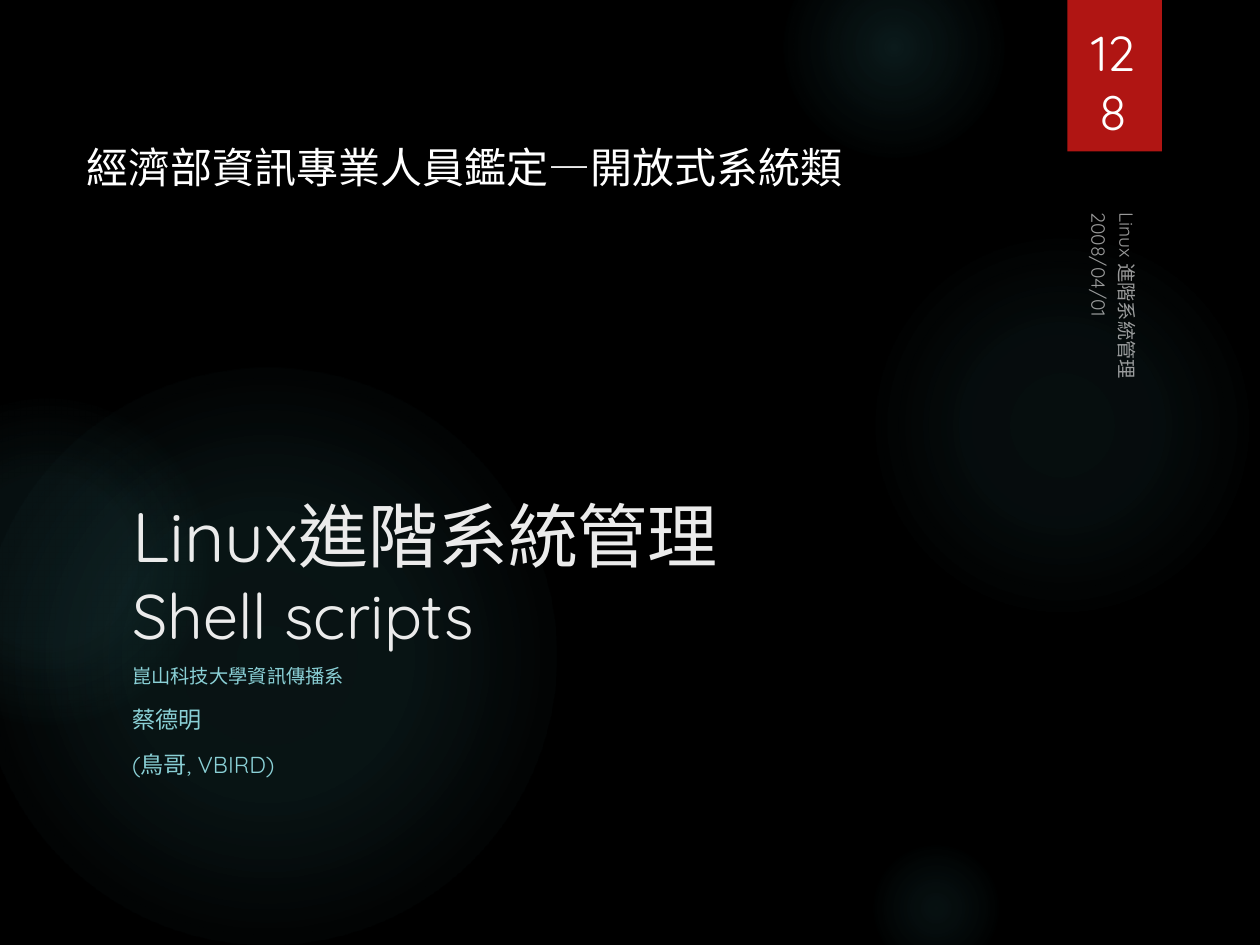
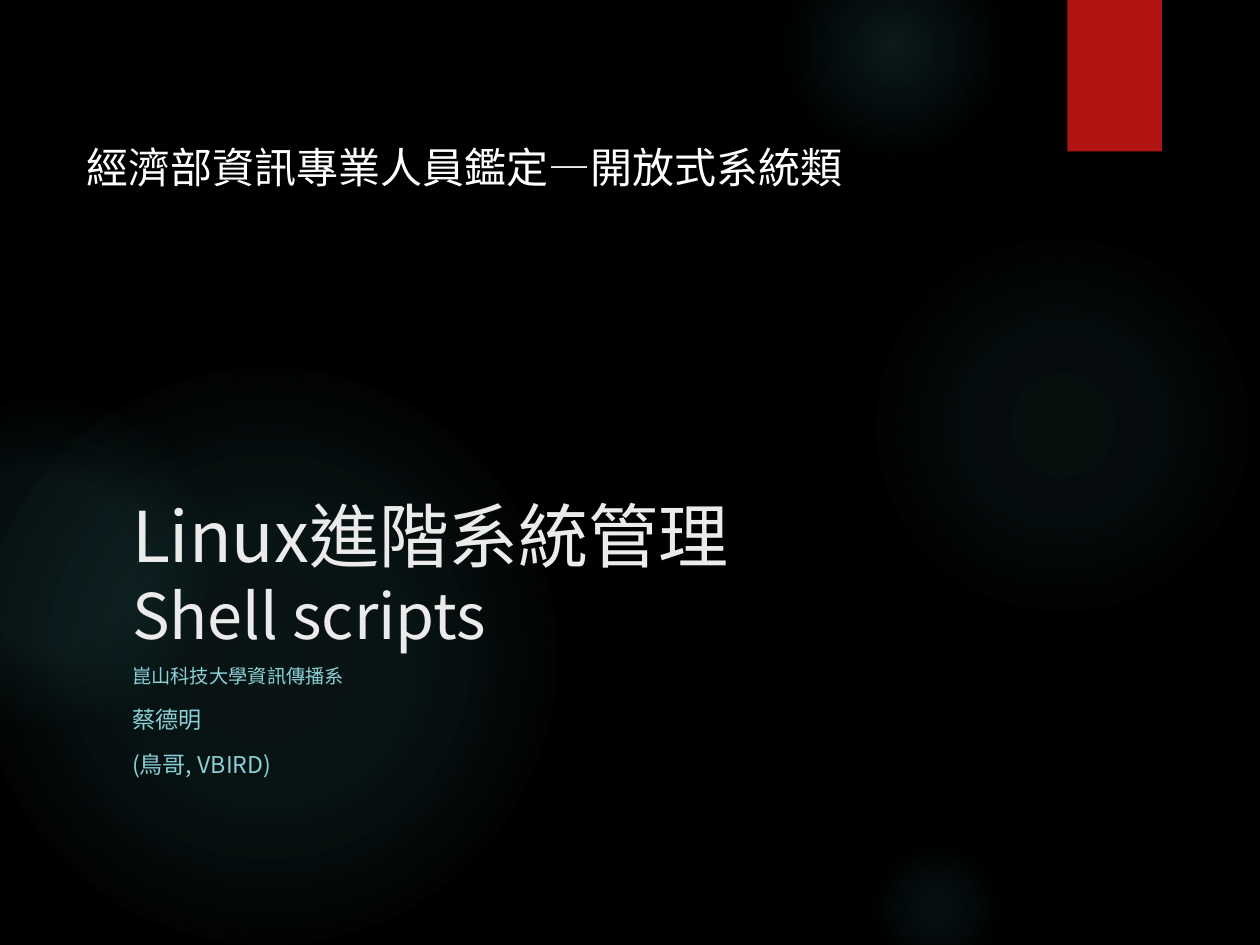
Before and after one commit to MCUITE/IoT, a slide deck: slide 128 of Lab/Lab02-RPi基礎操作與管理.pptx. Drawn at 1260x945 pixels with LibreOffice and Linux fonts; fonts in the diff are those of the drawing; background and template pictures are left out. Boxes give left, top, right and bottom in pixels: in the first picture for what was removed or moved away, otherwise in the second. Text is boxed around its words. In the diff, an @@ line names an element or a change of style, - is before the commit and + after.

```diff
--- a/Lab/Lab02-RPi基礎操作與管理.pptx
+++ b/Lab/Lab02-RPi基礎操作與管理.pptx
@@ page number removed at (1070, 40, 1157, 146) @@
-128
@@ title "Linux進階系統管理 Shell scripts" at (132, 503, 729, 654): font Quicksand to Noto Sans CJK SC @@
@@ text removed at (1085, 224, 1114, 314) @@
-2008/04/01
@@ text removed at (1113, 216, 1142, 376) @@
-Linux 進階系統管理
@@ subtitle "崑山科技大學資訊傳播系" at (132, 667, 344, 778): font Quicksand to Noto Sans CJK SC @@
```
Also in this commit, not shown: 159 other slides changed, 3 slides added, 3 slides removed, 39 other files.
